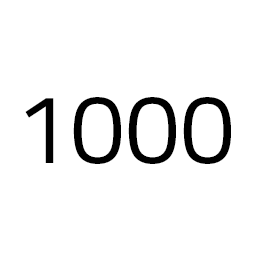
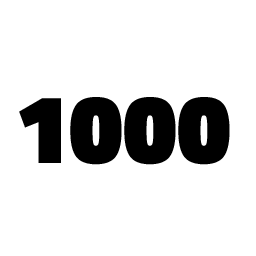
Layers edited between the first and the second 256px x 256px image:
painted on "1000" over [19, 97, 231, 165]
hid "Rounded Rectangle 1" over [19, 97, 231, 165]
